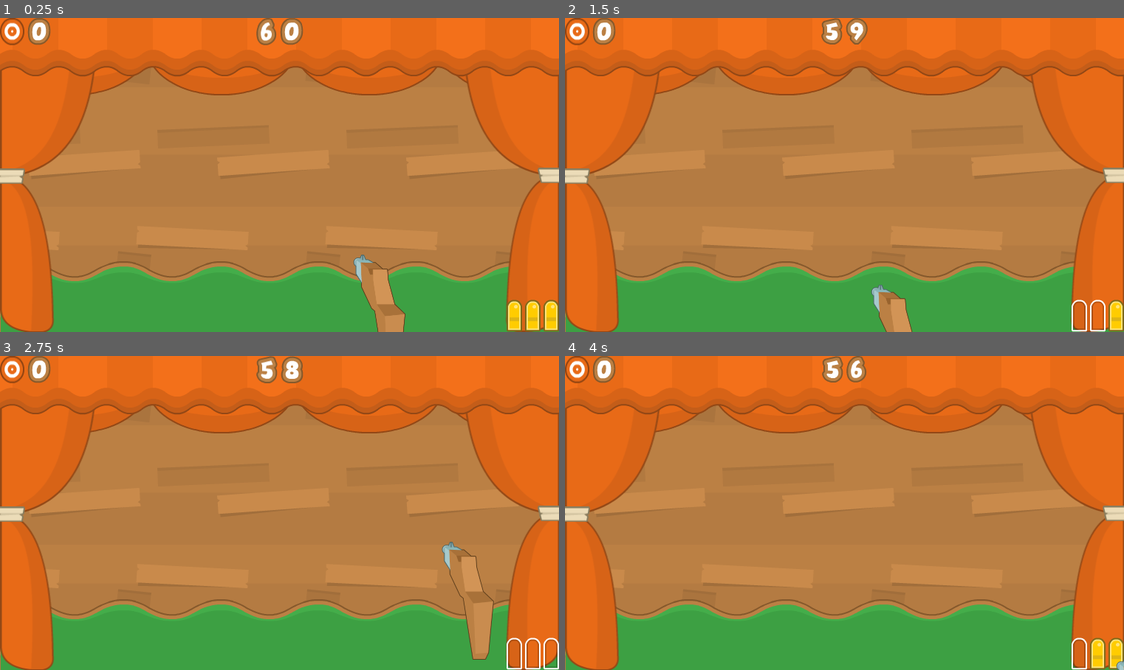
Above: before the commit, frames 1-4 (two rows, left to right).
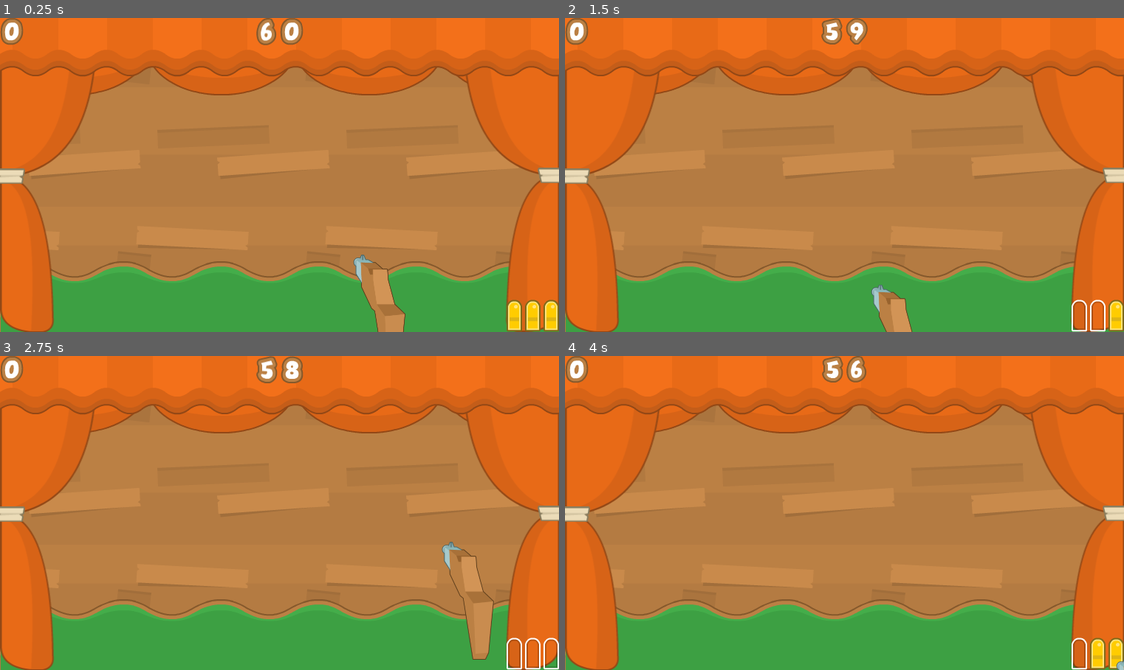
Above: after the commit, the same moments.

Repository: KieranGliver/shooting-gallery
Game: Godot game, scene res://main.tscn
Same seed, same stepped clock (60 frames per second), same inputs: the game is played once before the commit and once after it.
Inputs (mouse positions are in pixels of both pictures, inside the frame that each line leads up to):
- Up to frame 1 (0.25 s): no input
- Up to frame 2 (1.5 s): move the mouse to (967, 159) at 0.52 s; press the mouse at (967, 159) at 0.53 s; move the mouse to (732, 190) at 1.27 s; release the mouse at (732, 190) at 1.28 s; click (732, 190) at 1.35 s
- Up to frame 3 (2.75 s): move the mouse to (335, 443) at 2.02 s; press the mouse at (335, 443) at 2.03 s
- Up to frame 4 (4 s): move the mouse to (816, 575) at 2.77 s; release the mouse at (816, 575) at 2.78 s; click (816, 575) at 2.85 s; tap Enter at 3.5 s; move the mouse to (1012, 560) at 3.52 s; press the mouse at (1012, 560) at 3.53 s

The runs differ from the first frame. In frame 1, 0.5% of the frame differs, in the area x 0-10%, y 0-9%; in frame 2, 0.5%; in frame 3, 0.5%; in frame 4, 0.5%.

Commit message:
removed score_display and time_display scenes

Diff:
--- a/main.gd
+++ b/main.gd
@@ -1,10 +1,39 @@
 extends Node2D
 
+@export var round_length: int = 0
+
+var events: Dictionary = {} # events[int] = Callable
+var tick: int = 0
+
+@onready var score_display = $CanvasLayer/ScoreDisplay
+@onready var ammo_display = $CanvasLayer/AmmoDisplay
+@onready var time_display = $CanvasLayer/TimeDisplay
+@onready var text_display = $CanvasLayer/TextDisplay
 
 
-@onready var ammo_display = $CanvasLayer/AmmoDisplay
+func _ready():
+	start()
+
+
+func _process(delta: float) -> void:
+	if score_display.data != GlobalData.score:
+		score_display.data = GlobalData.score
+
 
 func _unhandled_input(event: InputEvent) -> void:
 	if event.is_action_pressed("left_mouse"):
 		if not ammo_display.shoot():
 			get_viewport().set_input_as_handled()
+
+
+func start():
+	time_display.data = round_length
+
+
+func _on_little_hand_timeout() -> void:
+	tick += 1
+	time_display.data = round_length - tick
+	print("Tick: ", tick)
+	if tick > round_length:
+		print("GameOver")
+		GameManager.game_over()
--- a/main.tscn
+++ b/main.tscn
@@ -9,16 +9,16 @@
 [ext_resource type="Texture2D" uid="uid://cdtlmwrw371ep" path="res://Assets/PNG/Stall/curtain_straight.png" id="3_272bh"]
 [ext_resource type="Texture2D" uid="uid://bvx1fgyymb505" path="res://Assets/PNG/Stall/curtain_top.png" id="5_5vw27"]
 [ext_resource type="PackedScene" uid="uid://b8y8ugia3ch8c" path="res://shooter.tscn" id="7_272bh"]
-[ext_resource type="Texture2D" uid="uid://pv48qs4qy05a" path="res://Assets/PNG/HUD/icon_target.png" id="9_4c57u"]
-[ext_resource type="PackedScene" uid="uid://cd7q5jiafv7be" path="res://score_display.tscn" id="9_kek77"]
 [ext_resource type="PackedScene" uid="uid://b7kaox1uoee2m" path="res://ammo_display.tscn" id="10_dg77c"]
-[ext_resource type="PackedScene" uid="uid://ceeivyawdw20f" path="res://time_display.tscn" id="10_efxa6"]
+[ext_resource type="Script" uid="uid://bddwilr0s1mkx" path="res://number_display.gd" id="12_w48qg"]
+[ext_resource type="PackedScene" uid="uid://bhwbar473k2tk" path="res://text_display.tscn" id="14_w48qg"]
 
 [sub_resource type="RectangleShape2D" id="RectangleShape2D_kek77"]
 size = Vector2(50, 500)
 
 [node name="Main" type="Node2D"]
 script = ExtResource("1_ycdy4")
+round_length = 60
 metadata/_edit_lock_ = true
 
 [node name="ParallaxBackground" type="ParallaxBackground" parent="."]
@@ -92,19 +92,30 @@
 texture = ExtResource("3_272bh")
 stretch_mode = 1
 
-[node name="ScoreDisplay" parent="CanvasLayer" instance=ExtResource("9_kek77")]
-icon_image = ExtResource("9_4c57u")
+[node name="ScoreDisplay" type="HBoxContainer" parent="CanvasLayer"]
+offset_right = 32.0
+offset_bottom = 37.0
+script = ExtResource("12_w48qg")
+metadata/_custom_type_script = "uid://bddwilr0s1mkx"
 metadata/_edit_lock_ = true
 
 [node name="AmmoDisplay" parent="CanvasLayer" instance=ExtResource("10_dg77c")]
 max_ammo = 3
 metadata/_edit_lock_ = true
 
-[node name="TimeDisplay" parent="CanvasLayer" instance=ExtResource("10_efxa6")]
-data = 60
+[node name="TimeDisplay" type="HBoxContainer" parent="CanvasLayer"]
+anchors_preset = 5
+anchor_left = 0.5
+anchor_right = 0.5
+grow_horizontal = 2
+script = ExtResource("12_w48qg")
+metadata/_custom_type_script = "uid://bddwilr0s1mkx"
 metadata/_edit_lock_ = true
 
 [node name="Shooter" parent="CanvasLayer" instance=ExtResource("7_272bh")]
+metadata/_edit_lock_ = true
+
+[node name="TextDisplay" parent="CanvasLayer" instance=ExtResource("14_w48qg")]
 metadata/_edit_lock_ = true
 
 [node name="DeathZone" type="Area2D" parent="." groups=["death"]]
@@ -112,3 +123,8 @@
 [node name="CollisionShape2D" type="CollisionShape2D" parent="DeathZone"]
 position = Vector2(-200, 250)
 shape = SubResource("RectangleShape2D_kek77")
+
+[node name="LittleHand" type="Timer" parent="."]
+autostart = true
+
+[connection signal="timeout" from="LittleHand" to="." method="_on_little_hand_timeout"]
--- a/score_display.tscn
+++ b/score_display.tscn
@@ -1,8 +1,5 @@
-[gd_scene load_steps=2 format=3 uid="uid://cd7q5jiafv7be"]
-
-[ext_resource type="Script" uid="uid://dr0xpc13yxkkg" path="res://score_display.gd" id="1_1qcjw"]
+[gd_scene format=3 uid="uid://d2ept4pk26c3h"]
 
 [node name="ScoreDisplay" type="HBoxContainer"]
 offset_right = 32.0
 offset_bottom = 37.0
-script = ExtResource("1_1qcjw")
--- /dev/null
+++ b/text_display.gd
@@ -0,0 +1,23 @@
+extends Control
+
+var go: bool = false:
+	set(value):
+		go_display.visible = value
+		go = value
+var game_over: bool = false:
+	set(value):
+		game_over_display.visible = value
+		game_over = value
+var ready_text: bool = false: # Can't name ready
+	set(value):
+		ready_text_display.visible = value
+		ready_text = value
+var time_up: bool = false:
+	set(value):
+		time_up_display.visible = value
+		go = value
+
+@onready var go_display: TextureRect = $Go
+@onready var game_over_display: TextureRect = $Go
+@onready var ready_text_display: TextureRect = $Go
+@onready var time_up_display: TextureRect = $Go
--- /dev/null
+++ b/text_display.tscn
@@ -0,0 +1,86 @@
+[gd_scene load_steps=6 format=3 uid="uid://bhwbar473k2tk"]
+
+[ext_resource type="Script" uid="uid://caepyerakuw5c" path="res://text_display.gd" id="1_nyyqa"]
+[ext_resource type="Texture2D" uid="uid://bvy8lcfm1i0ab" path="res://Assets/PNG/HUD/text_gameover.png" id="2_sb847"]
+[ext_resource type="Texture2D" uid="uid://dcar0f7q53tpp" path="res://Assets/PNG/HUD/text_go.png" id="3_iyxe2"]
+[ext_resource type="Texture2D" uid="uid://baedgteu7grjk" path="res://Assets/PNG/HUD/text_ready.png" id="4_ea4vx"]
+[ext_resource type="Texture2D" uid="uid://bdu68mj61evdt" path="res://Assets/PNG/HUD/text_timeup.png" id="5_iyfnj"]
+
+[node name="TextDisplay" type="Control"]
+layout_mode = 3
+anchors_preset = 8
+anchor_left = 0.5
+anchor_top = 0.5
+anchor_right = 0.5
+anchor_bottom = 0.5
+offset_left = -20.0
+offset_top = -20.0
+offset_right = 20.0
+offset_bottom = 20.0
+grow_horizontal = 2
+grow_vertical = 2
+script = ExtResource("1_nyyqa")
+
+[node name="GameOver" type="TextureRect" parent="."]
+visible = false
+layout_mode = 1
+anchors_preset = 8
+anchor_left = 0.5
+anchor_top = 0.5
+anchor_right = 0.5
+anchor_bottom = 0.5
+offset_left = -174.5
+offset_top = -36.0
+offset_right = 174.5
+offset_bottom = 36.0
+grow_horizontal = 2
+grow_vertical = 2
+texture = ExtResource("2_sb847")
+
+[node name="Go" type="TextureRect" parent="."]
+visible = false
+layout_mode = 1
+anchors_preset = 8
+anchor_left = 0.5
+anchor_top = 0.5
+anchor_right = 0.5
+anchor_bottom = 0.5
+offset_left = -55.5
+offset_top = -33.0
+offset_right = 55.5
+offset_bottom = 33.0
+grow_horizontal = 2
+grow_vertical = 2
+texture = ExtResource("3_iyxe2")
+
+[node name="Ready" type="TextureRect" parent="."]
+visible = false
+layout_mode = 1
+anchors_preset = 8
+anchor_left = 0.5
+anchor_top = 0.5
+anchor_right = 0.5
+anchor_bottom = 0.5
+offset_left = -115.0
+offset_top = -33.0
+offset_right = 115.0
+offset_bottom = 33.0
+grow_horizontal = 2
+grow_vertical = 2
+texture = ExtResource("4_ea4vx")
+
+[node name="TimeUp" type="TextureRect" parent="."]
+visible = false
+layout_mode = 1
+anchors_preset = 8
+anchor_left = 0.5
+anchor_top = 0.5
+anchor_right = 0.5
+anchor_bottom = 0.5
+offset_left = -147.5
+offset_top = -34.5
+offset_right = 147.5
+offset_bottom = 34.5
+grow_horizontal = 2
+grow_vertical = 2
+texture = ExtResource("5_iyfnj")
--- a/time_display.gd
+++ /dev/null
@@ -1,13 +0,0 @@
-extends NumberDisplay
-
-@onready var little_hand: Timer = $LittleHand
-
-
-func _on_little_hand_timeout() -> void:
-	if data <= 0:
-		little_hand.stop()
-		GameManager.game_over()
-		print("Tock: ", data)
-	else:
-		data -= 1
-		print("Tick: ", data)
--- a/time_display.tscn
+++ b/time_display.tscn
@@ -1,15 +1,8 @@
-[gd_scene load_steps=2 format=3 uid="uid://ceeivyawdw20f"]
-
-[ext_resource type="Script" uid="uid://cqtgtgfnnp3re" path="res://time_display.gd" id="1_ta682"]
+[gd_scene format=3 uid="uid://1cq4t562dfjf"]
 
 [node name="TimeDisplay" type="HBoxContainer"]
 anchors_preset = 5
 anchor_left = 0.5
 anchor_right = 0.5
 grow_horizontal = 2
-script = ExtResource("1_ta682")
-
-[node name="LittleHand" type="Timer" parent="."]
-autostart = true
-
-[connection signal="timeout" from="LittleHand" to="." method="_on_little_hand_timeout"]
+metadata/_custom_type_script = "uid://bddwilr0s1mkx"
Not shown: 1 places in main.tscn that only renumber resources
Not shown, added: text_display.gd.uid
Not shown, removed: time_display.gd.uid
